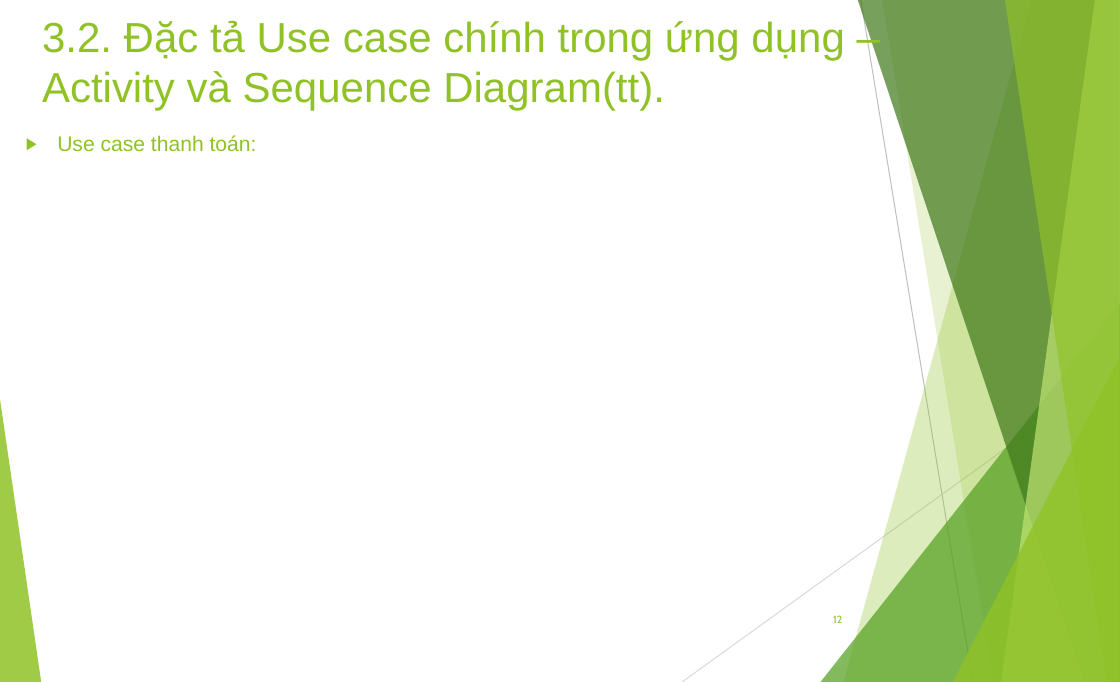
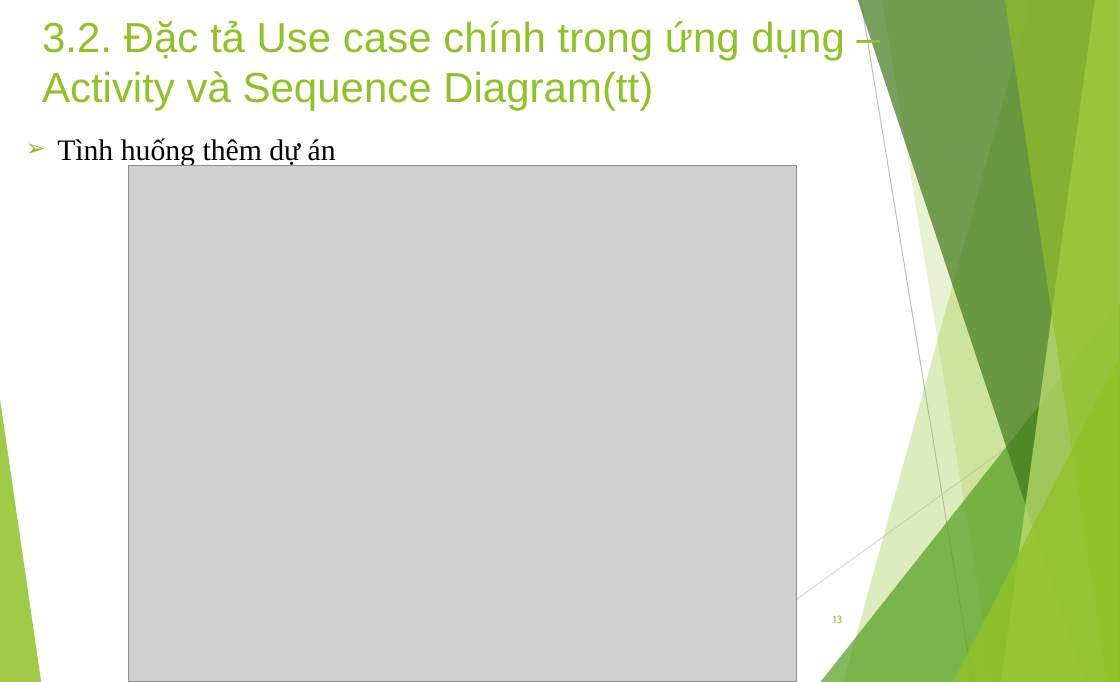
Before and after one commit to andy3520/intern-final-doc, a slide deck: slide 13 of doc/DOANTOTNGIEP.pptx (slide 12 before the commit). Drawn at 1120x682 pixels with LibreOffice and Linux fonts; fonts in the diff are those of the drawing; grey boxes stand for pictures. Boxes give left, top, right and bottom in pixels: in the first picture for what was removed or moved away, otherwise in the second. Text is boxed around its words. In the diff, an @@ line names an element or a change of style, - is before the commit and + after.

```diff
--- a/doc/DOANTOTNGIEP.pptx
+++ b/doc/DOANTOTNGIEP.pptx
@@ title at <box>42,20,844,111</box>: text changed @@
-3.2. Đặc tả Use case chính trong ứng dụng – Activity và Sequence Diagram(tt).
+3.2. Đặc tả Use case chính trong ứng dụng – Activity và Sequence Diagram(tt)
@@ text at <box>57,138,336,166</box>: text changed; size 15.5 to 22 pt; font Arial to Times New Roman; text colour #90C226 to #000000 @@
-▶ Use case thanh toán:
+➢ Tình huống thêm dự án
@@ picture added at <box>129,165,797,682</box> @@
@@ page number at <box>833,615,842,623</box>: text changed @@
-12
+13
```
Also in this commit, not shown: 10 other slides changed, 13 slides added, 9 slides removed.
